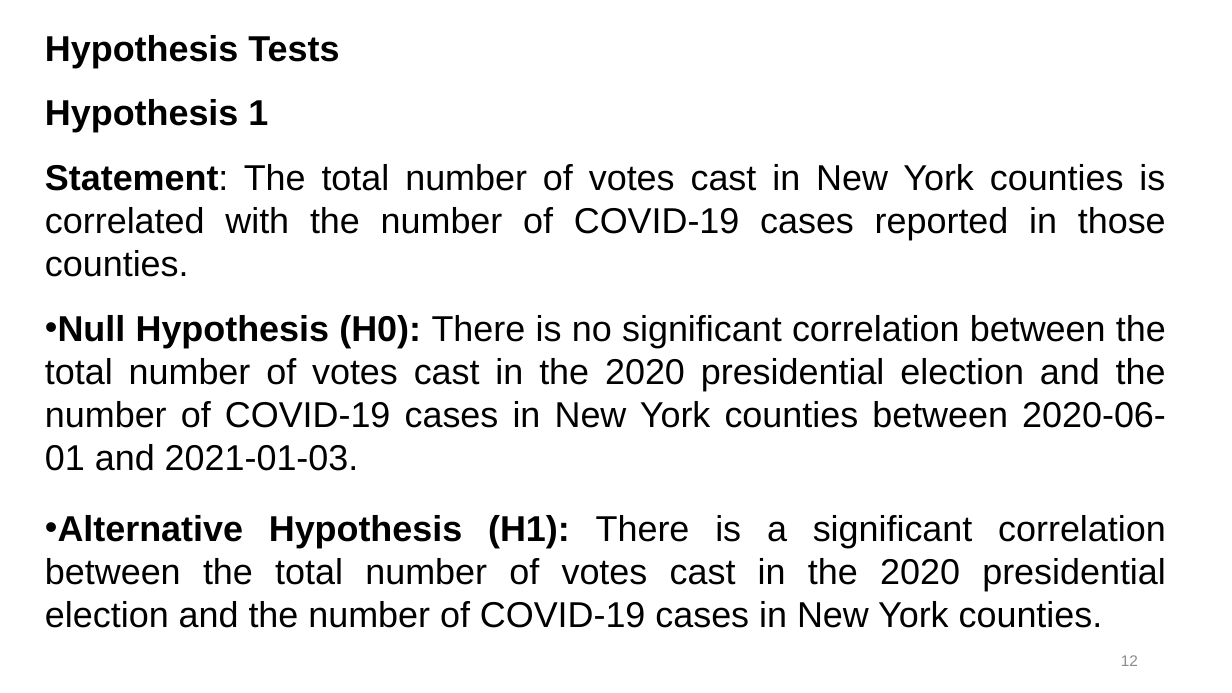
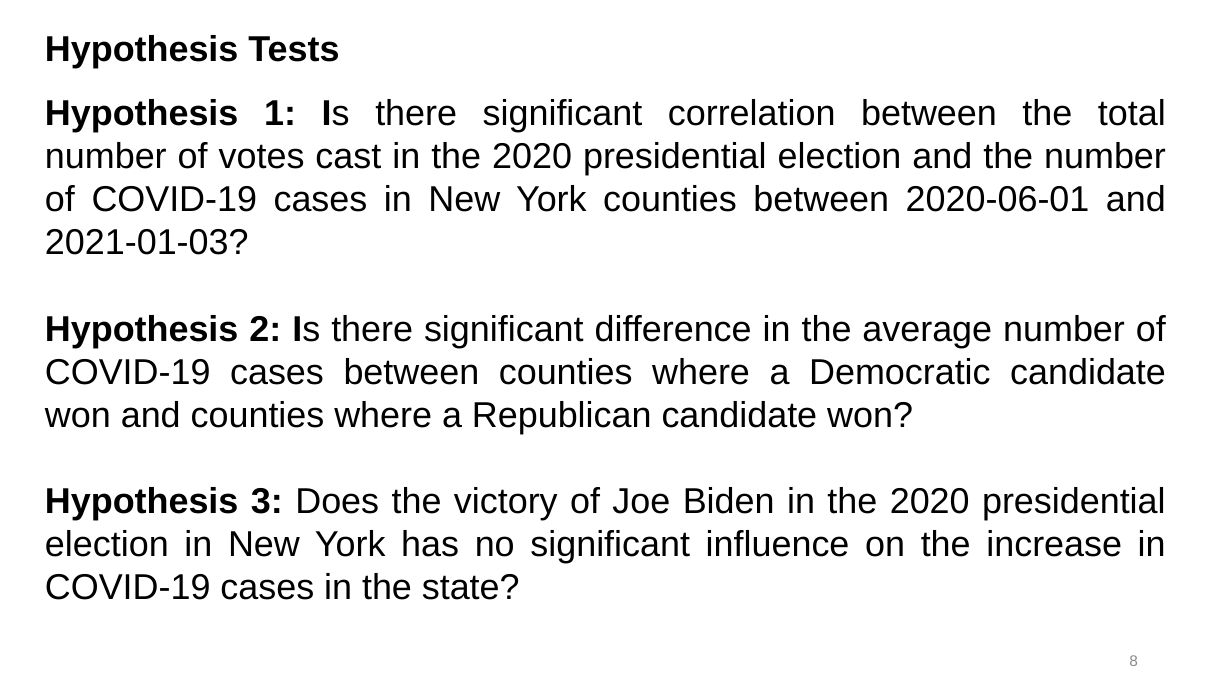
Before and after one commit to aiwayemi/Group-1, a slide deck: slide 8 of ProjPresentation.pptx (slide 12 before the commit). Drawn at 1232x693 pixels with LibreOffice and Linux fonts; fonts in the diff are those of the drawing; background and template pictures are left out. Boxes give left, top, right and bottom in pixels: in the first picture for what was removed or moved away, otherwise in the second. Text is boxed around its words. In the diff, an @@ line names an element or a change of style, - is before the commit and + after.

```diff
--- a/ProjPresentation.pptx
+++ b/ProjPresentation.pptx
@@ text at (45,99,1166,600): text changed @@
-Hypothesis 1
-Statement: The total number of votes cast in New York counties is correlated with the number of COVID-19 cases reported in those counties.
-• Null Hypothesis (H0): There is no significant correlation between the total number of votes cast in the 2020 presidential election and the number of COVID-19 cases in New York counties between 2020-06-01 and 2021-01-03.
-• Alternative Hypothesis (H1): There is a significant correlation between the total number of votes cast in the 2020 presidential election and the number of COVID-19 cases in New York counties.
+Hypothesis 1: Is there significant correlation between the total number of votes cast in the 2020 presidential election and the number of COVID-19 cases in New York counties between 2020-06-01 and 2021-01-03?
+Hypothesis 2: Is there significant difference in the average number of COVID-19 cases between counties where a Democratic candidate won and counties where a Republican candidate won?
+Hypothesis 3: Does the victory of Joe Biden in the 2020 presidential election in New York has no significant influence on the increase in COVID-19 cases in the state?
@@ page number at (1129,655,1138,666): text changed @@
-12
+8
```
Also in this commit, not shown: 6 slides removed.
